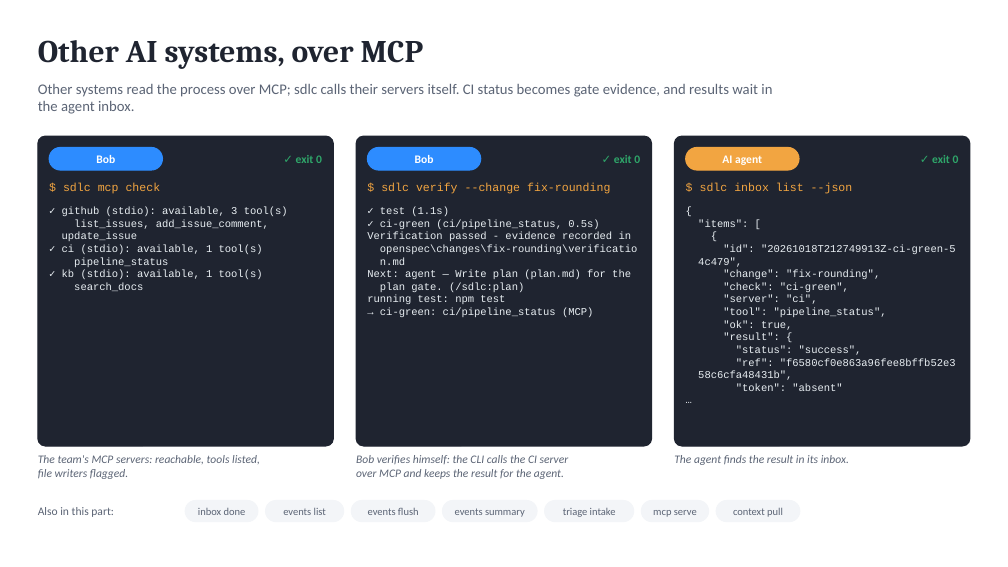
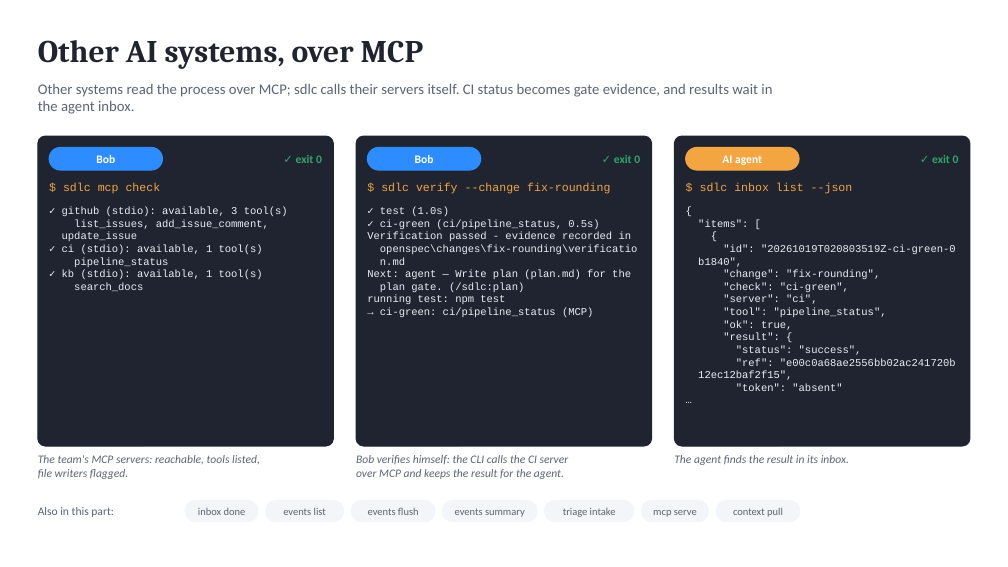
Before and after one commit to marin-ai-tech/sdlc, a slide deck: slide 19 of docs/demo/sdlc-calculator-demo.en.pptx. Drawn at 1008x567 pixels with LibreOffice and Linux fonts; fonts in the diff are those of the drawing. Boxes give left, top, right and bottom in pixels: in the first picture for what was removed or moved away, otherwise in the second. Text is boxed around its words. In the diff, an @@ line names an element or a change of style, - is before the commit and + after.

```diff
--- a/docs/demo/sdlc-calculator-demo.en.pptx
+++ b/docs/demo/sdlc-calculator-demo.en.pptx
@@ text at (380,207,449,216): text changed @@
-✓ test (1.1s)
+✓ test (1.0s)
@@ text at (698,245,956,267): text changed @@
-"id": "20261018T212749913Z-ci-green-5
-4c479",
+"id": "20261019T020803519Z-ci-green-0
+b1840",
@@ text at (698,358,956,380): text changed @@
-"ref": "f6580cf0e863a96fee8bffb52e3
-58c6cfa48431b",
+"ref": "e00c0a68ae2556bb02ac241720b
+12ec12baf2f15",
```
Also in this commit, not shown: 5 other slides changed, 46 other files.
